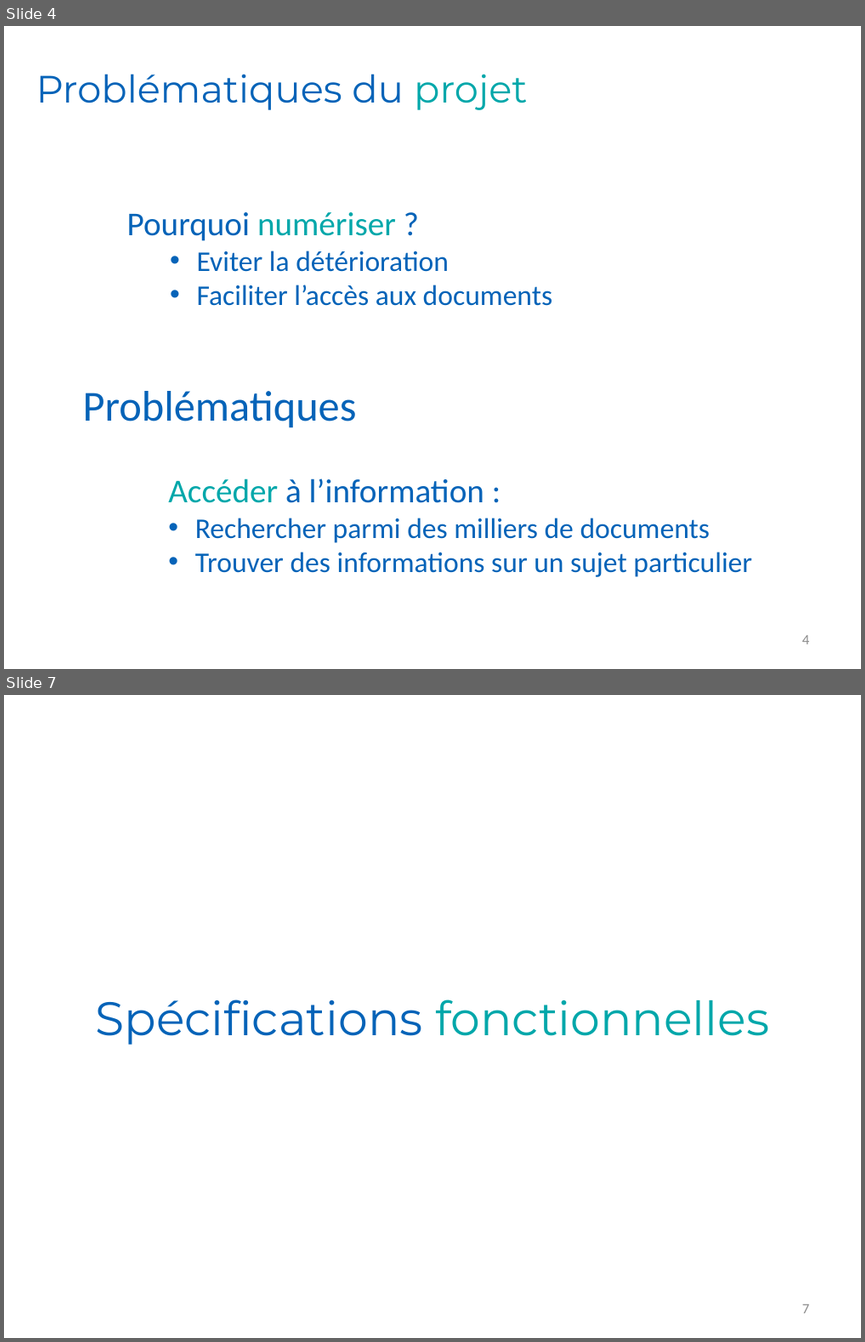
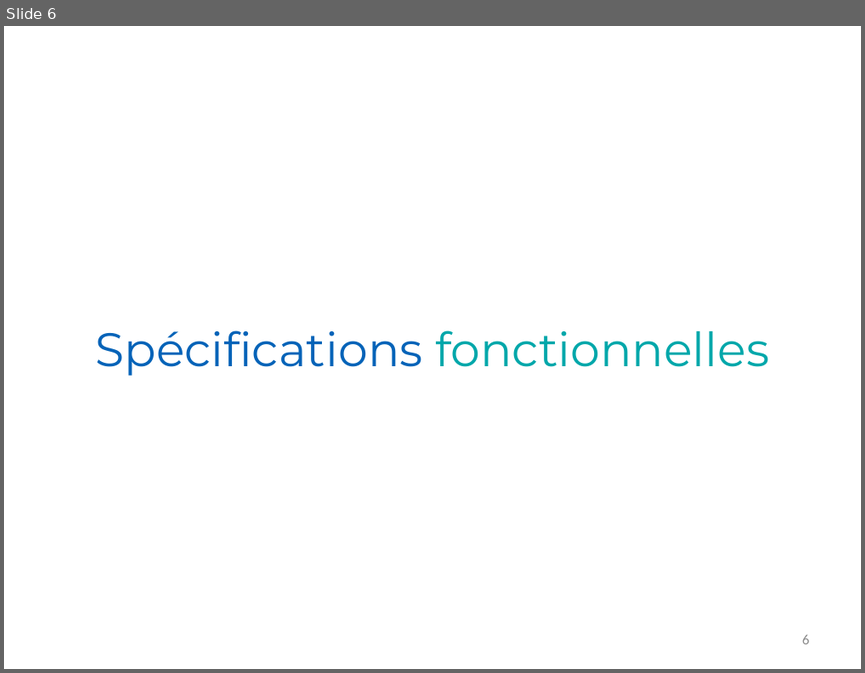
Before and after one commit to Romcol/Gutemberg-rapports, a slide deck: defense/1_project/powerpoint.pptx. Shown one above the other, each under a label of ours: slides 4 and 7 before the commit, slide 6 after it; the slides between them are not shown. The pictures are 865x1342 and 865x673 pixels, drawn with LibreOffice and Linux fonts; fonts in the diff are those of the drawing; background and template pictures are left out. Boxes give left, top, right and bottom in pixels: in the first picture for what was removed or moved away, otherwise in the second. Text is boxed around its words. In the diff, an @@ line names an element or a change of style, - is before the commit and + after.

```diff
--- a/defense/1_project/powerpoint.pptx
+++ b/defense/1_project/powerpoint.pptx
@@ slide 4 removed at (4, 26, 861, 669), background picture (left out) @@
@@ title removed at (36, 74, 527, 110) @@
-Problématiques du projet
@@ text removed at (127, 212, 552, 306) @@
-Pourquoi numériser ?
-  • Eviter la détérioration
-  • Faciliter l’accès aux documents
@@ text removed at (83, 391, 752, 577) @@
-Problématiques
-Accéder à l’information :
-    • Rechercher parmi des milliers de documents
-    • Trouver des informations sur un sujet particulier
@@ page number removed at (802, 635, 809, 644) @@
-4
@@ what was slide 7 is now slide 6 @@
@@ page number at (802, 635, 809, 644): text changed @@
-7
+6
```
Also in this commit, not shown: 8 slides changed, 4 slides added, 1 other slide removed.
